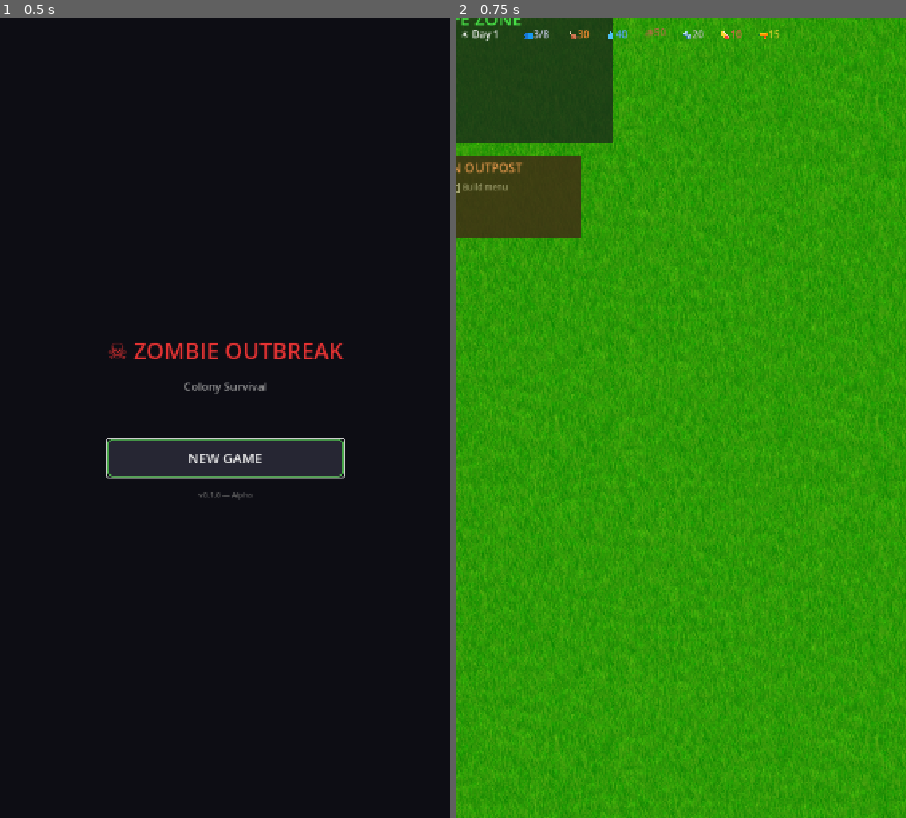
Above: before the commit, frames 1-2 (left to right).
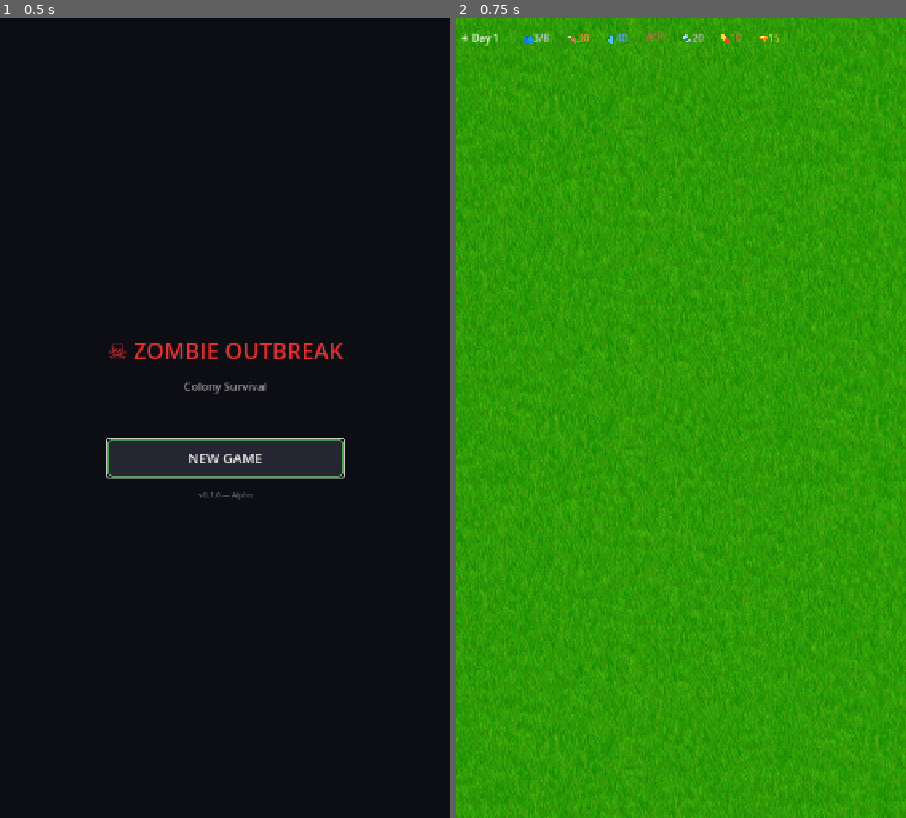
Above: after the commit, the same moments.

Repository: doyler34/zombie-outbreak
Game: Godot game, scene res://scenes/main_menu.tscn
The game is run twice, just before and just after one commit, with the same random seed, the same clock (stepped at 60 frames per second) and the same inputs.
Inputs:
- Up to frame 1 (0.5 s): no input
- Up to frame 2 (0.75 s): click "NEW GAME" at 0.5 s

Frame 1 is identical in both runs. In frame 2, 8.5% of the frame differs, in the area x 0-72%, y 0-28%.
Error in both runs: Invalid assignment of property or key 'theme_override_font_sizes' with value of type 'Dictionary' on a base object of type 'Button'. (res://scripts/building_pa…

Commit message:
fix: remove safe zone, shift top bar down, fix building panel
- Removed BaseZone (safe zone) and BrokenOutpost visual from game scene
- Top bar shifted down 6px (offset_top=6) to avoid status bar clipping
- Building panel: fixed invalid layout_mode=3 → layout_mode=1
- Building panel: explicit visible=false in scene, DimBg ignores mouse
- New game notification now says 'Open 🏗️ Build to repair' for clarity

Diff:
--- a/scenes/base_scene.tscn
+++ b/scenes/base_scene.tscn
@@ -23,86 +23,6 @@
 stretch_mode = 1
 mouse_filter = 2
 
-[node name="BaseZone" type="Area2D" parent="."]
-
-[node name="BaseGround" type="ColorRect" parent="BaseZone"]
-layout_mode = 1
-anchors_preset = 8
-anchor_left = 0.5
-anchor_top = 0.5
-anchor_right = 0.5
-anchor_bottom = 0.5
-offset_left = -250
-offset_top = -200
-offset_right = 250
-offset_bottom = 200
-color = Color(0.1, 0.15, 0.1, 0.75)
-mouse_filter = 2
-
-[node name="BaseLabel" type="Label" parent="BaseZone"]
-layout_mode = 1
-anchors_preset = 8
-anchor_left = 0.5
-anchor_top = 0.5
-anchor_right = 0.5
-anchor_bottom = 0.5
-offset_left = -120
-offset_top = -20
-offset_right = 120
-offset_bottom = 20
-text = "🛡️ SAFE ZONE"
-horizontal_alignment = 1
-theme_override_font_sizes/font_size = 28
-theme_override_colors/font_color = Color(0.3, 0.95, 0.3, 0.9)
-
-[node name="BrokenOutpost" type="Area2D" parent="."]
-
-[node name="OutpostGround" type="ColorRect" parent="BrokenOutpost"]
-layout_mode = 1
-anchors_preset = 8
-anchor_left = 0.5
-anchor_top = 0.5
-anchor_right = 0.5
-anchor_bottom = 0.5
-offset_left = -200
-offset_top = 220
-offset_right = 200
-offset_bottom = 350
-color = Color(0.25, 0.18, 0.08, 0.85)
-mouse_filter = 2
-
-[node name="OutpostLabel" type="Label" parent="BrokenOutpost"]
-layout_mode = 1
-anchors_preset = 8
-anchor_left = 0.5
-anchor_top = 0.5
-anchor_right = 0.5
-anchor_bottom = 0.5
-offset_left = -140
-offset_top = 225
-offset_right = 140
-offset_bottom = 255
-text = "🏚️ BROKEN OUTPOST"
-horizontal_alignment = 1
-theme_override_font_sizes/font_size = 20
-theme_override_colors/font_color = Color(0.9, 0.6, 0.3, 0.9)
-
-[node name="OutpostHint" type="Label" parent="BrokenOutpost"]
-layout_mode = 1
-anchors_preset = 8
-anchor_left = 0.5
-anchor_top = 0.5
-anchor_right = 0.5
-anchor_bottom = 0.5
-offset_left = -180
-offset_top = 260
-offset_right = 180
-offset_bottom = 290
-text = "Repair in 🏗️ Build menu"
-horizontal_alignment = 1
-theme_override_font_sizes/font_size = 13
-theme_override_colors/font_color = Color(0.7, 0.7, 0.5, 0.8)
-
 [node name="DayNightOverlay" type="ColorRect" parent="."]
 layout_mode = 1
 anchors_preset = 15
@@ -123,7 +43,8 @@
 anchor_top = 0.0
 anchor_right = 1.0
 anchor_bottom = 0.0
-offset_bottom = 52
+offset_top = 6
+offset_bottom = 58
 theme_override_constants/separation = 6
 
 [node name="TopBg" type="ColorRect" parent="UILayer/TopBar"]
--- a/scripts/game_state.gd
+++ b/scripts/game_state.gd
@@ -51,7 +51,7 @@
 	buildings["ruined_outpost"] = 0
 	_recalculate_base_stats()
 
-	EventBus.notification.emit("Day %d begins. A ruined outpost nearby needs repair!" % current_day, "#FFAA00")
+	EventBus.notification.emit("Day %d begins. Open 🏗️ Build to repair the ruined outpost!" % current_day, "#FFAA00")
 	save_game()
 
 func _spawn_starting_survivors(count: int) -> void:
--- a/ui/building_panel_ui.tscn
+++ b/ui/building_panel_ui.tscn
@@ -2,11 +2,12 @@
 [ext_resource type="Script" path="res://scripts/building_panel.gd" id="1"]
 
 [node name="BuildingPanel" type="Control"]
-layout_mode = 3
+layout_mode = 1
 anchors_preset = 15
 anchor_right = 1.0
 anchor_bottom = 1.0
 script = ExtResource("1")
+visible = false
 mouse_filter = 1
 
 [node name="DimBg" type="ColorRect" parent="."]
@@ -28,7 +29,6 @@
 offset_top = -380
 offset_right = 320
 offset_bottom = 380
-mouse_filter = 1
 
 [node name="TitleLabel" type="Label" parent="Panel"]
 layout_mode = 1
